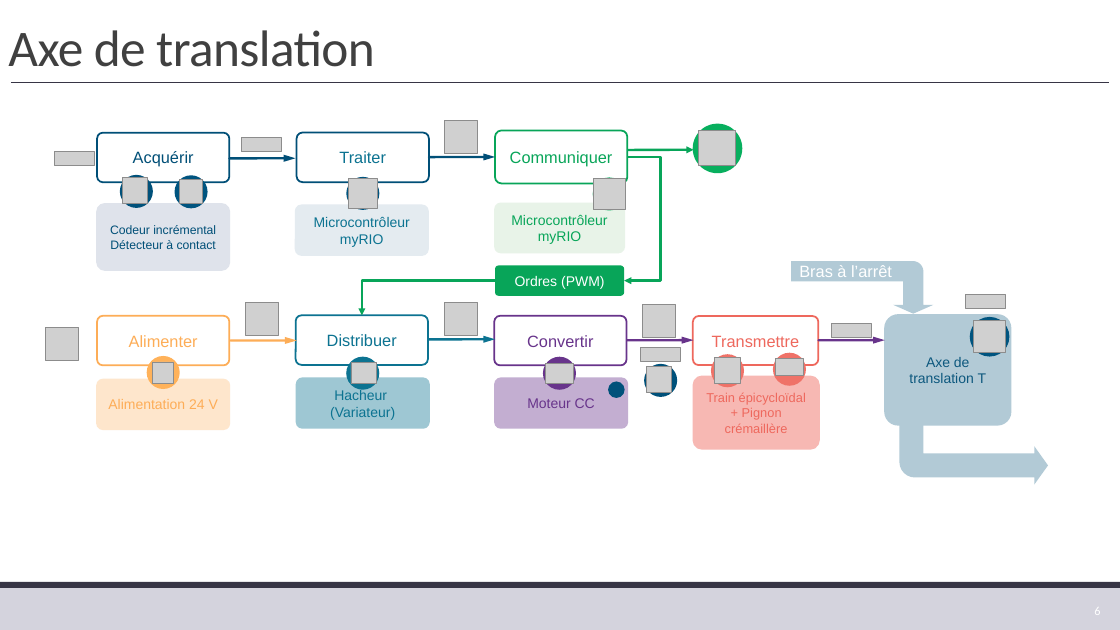
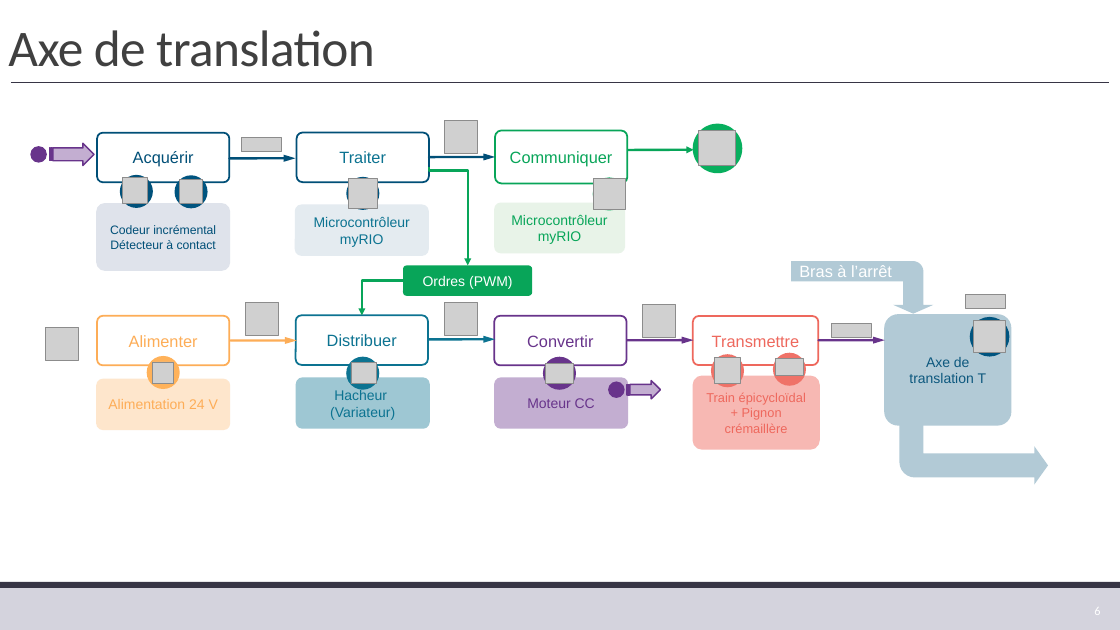
Before and after one commit to xpessoles/TP_Corriges, a slide deck: slide 6 of 02_BrasBeta/02_BrasBeta.pptx. Drawn at 1120x630 pixels with LibreOffice and Linux fonts; fonts in the diff are those of the drawing; grey boxes stand for pictures; background and template pictures are left out. Boxes give left, top, right and bottom in pixels: in the first picture for what was removed or moved away, otherwise in the second. Text is boxed around its words. In the diff, an @@ line names an element or a change of style, - is before the commit and + after.

```diff
--- a/02_BrasBeta/02_BrasBeta.pptx
+++ b/02_BrasBeta/02_BrasBeta.pptx
@@ ellipse added at box(30, 146, 47, 163), fill #68348B @@
@@ striped right arrow added at box(50, 144, 94, 166), fill #C3AED1, outline #68348B 1.25 pt @@
@@ picture removed at box(54, 152, 94, 166) @@
@@ elbow arrow moved from (628, 157) - (624, 281) to (429, 167) - (468, 266) @@
@@ rounded rectangle "Ordres (PWM)": place and size @@
-rounded rectangle "Ordres (PWM)" at box(495, 266, 624, 296)
+rounded rectangle "Ordres (PWM)" at box(403, 266, 533, 296)
@@ elbow arrow moved from (495, 281) - (362, 315) to (403, 281) - (362, 315) @@
@@ picture removed at box(640, 347, 681, 361) @@
@@ ellipse at box(608, 381, 625, 398): fill #00517A to #68348B @@
@@ striped right arrow added at box(627, 381, 660, 399), fill #C3AED1, outline #68348B 1.25 pt @@
@@ ellipse removed at box(644, 364, 677, 397) @@
@@ picture removed at box(647, 366, 672, 392) @@
```
Also in this commit, not shown: 1 other slide changed, 2 slides added, 1 other file.
